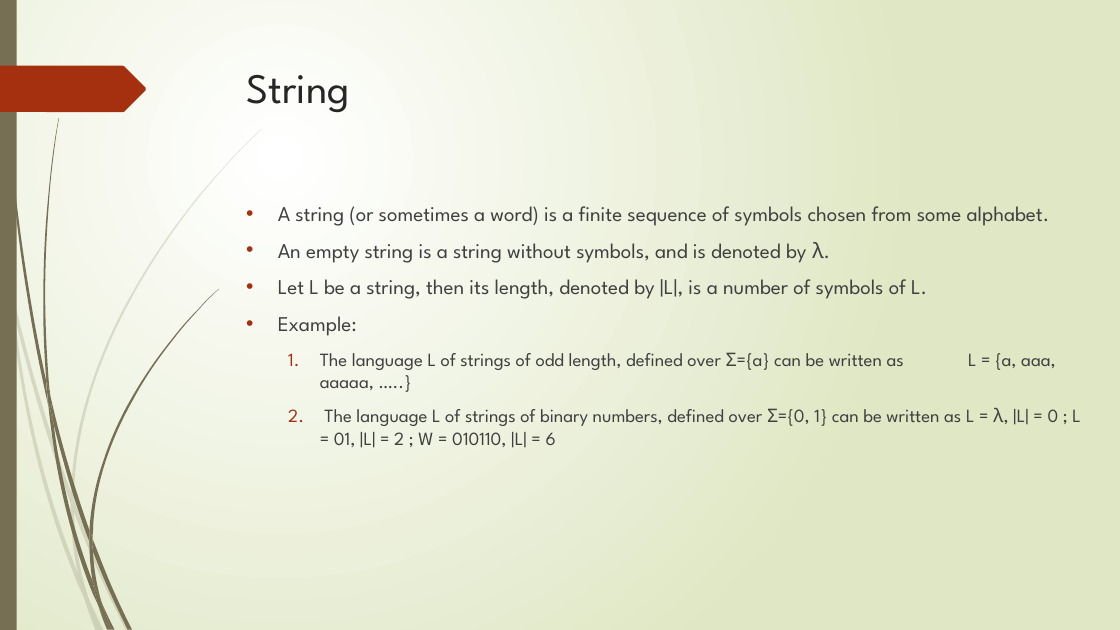
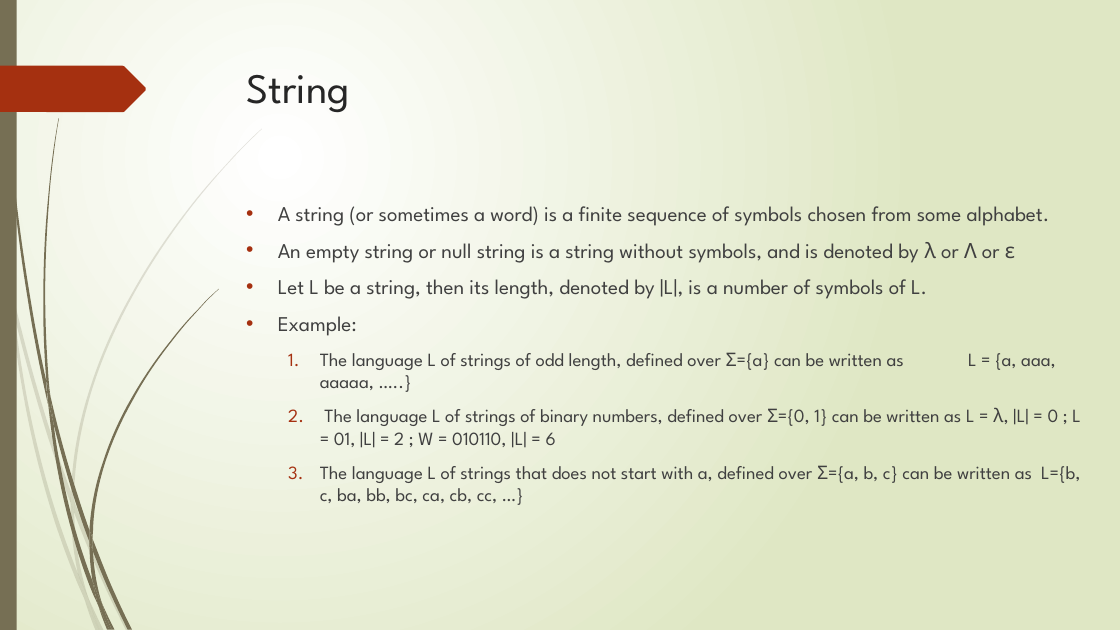
Before and after one commit to Federal-Urdu-University/Theory-of-Automata, a slide deck: slide 12 of Chap-1.pptx. Drawn at 1120x630 pixels with LibreOffice and Linux fonts; fonts in the diff are those of the drawing. Boxes give left, top, right and bottom in pixels: in the first picture for what was removed or moved away, otherwise in the second. Text is boxed around its words. In the diff, an @@ line names an element or a change of style, - is before the commit and + after.

```diff
--- a/Chap-1.pptx
+++ b/Chap-1.pptx
@@ text at (x1=278, y1=242, x2=1015, y2=263): text changed @@
-• An empty string is a string without symbols, and is denoted by λ.
+• An empty string or null string is a string without symbols, and is denoted by λ or Λ or ε
@@ text at (x1=320, y1=465, x2=1080, y2=503): paragraph added @@
+  3. The language L of strings that does not start with a, defined over Σ={a, b, c} can be written as L={b, c, ba, bb, bc, ca, cb, cc, …}
```
Also in this commit, not shown: 5 other slides changed, 1 slide added, 3 other files.
